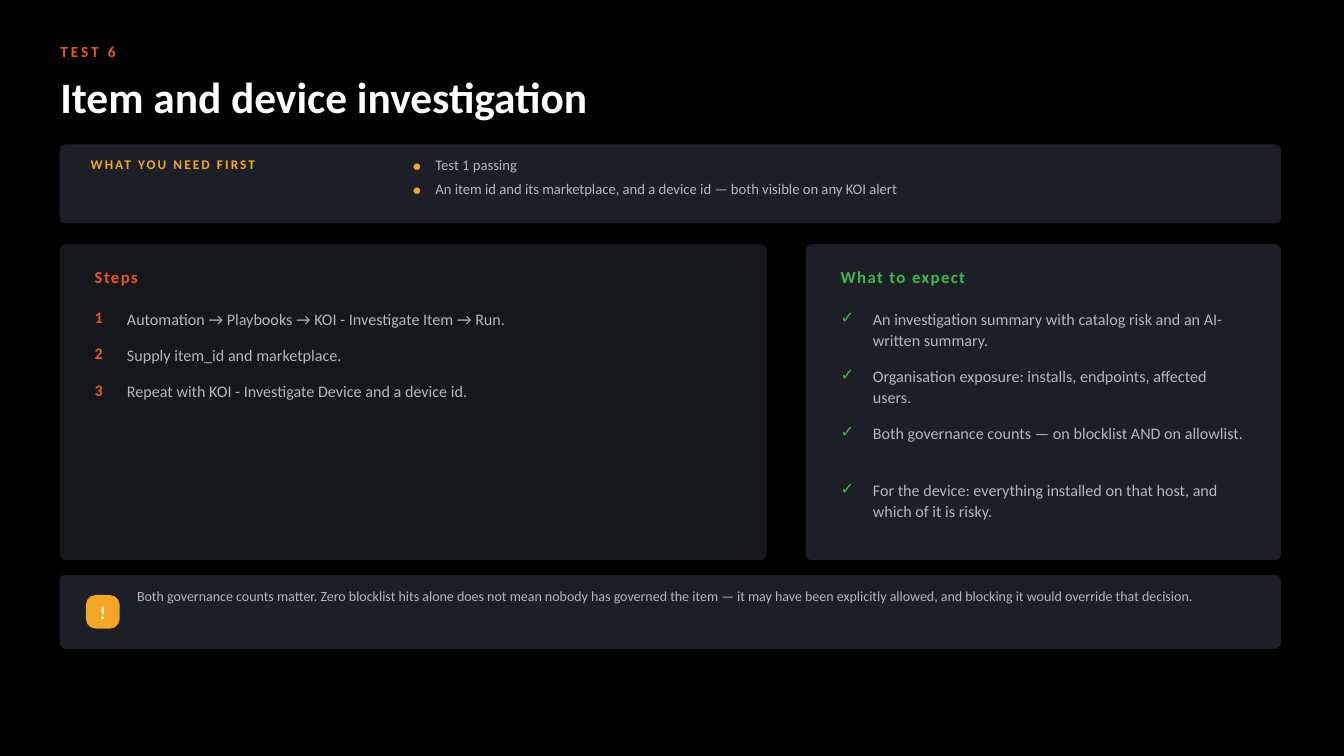
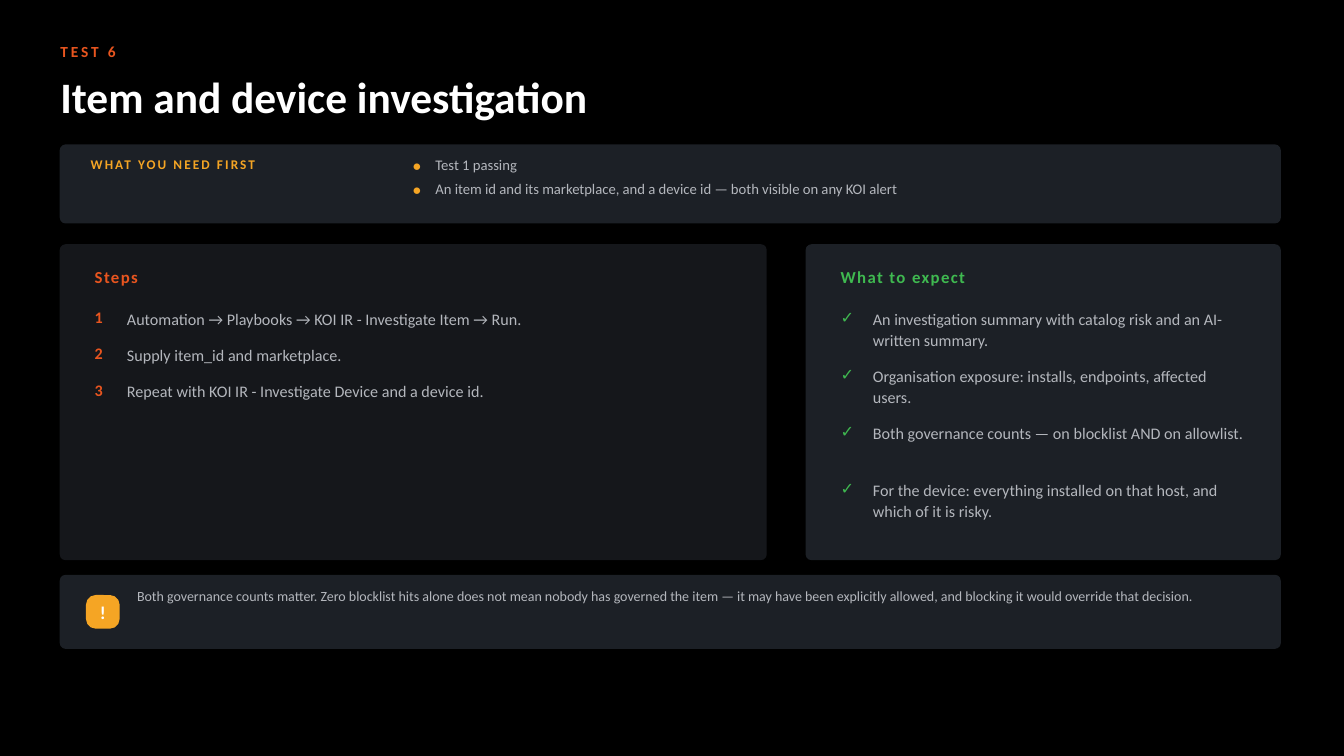
Before and after one commit to ayman-m/koi-xsiam-pack, a slide deck: slide 12 of docs/KOI_Content_Pack_Test_Guide.pptx. Drawn at 1344x756 pixels with LibreOffice and Linux fonts; fonts in the diff are those of the drawing. Boxes give left, top, right and bottom in pixels: in the first picture for what was removed or moved away, otherwise in the second. Text is boxed around its words. In the diff, an @@ line names an element or a change of style, - is before the commit and + after.

```diff
--- a/docs/KOI_Content_Pack_Test_Guide.pptx
+++ b/docs/KOI_Content_Pack_Test_Guide.pptx
@@ text at [127, 314, 522, 328]: text changed @@
-Automation → Playbooks → KOI - Investigate Item → Run.
+Automation → Playbooks → KOI IR - Investigate Item → Run.
@@ text at [127, 386, 483, 400]: text changed @@
-Repeat with KOI - Investigate Device and a device id.
+Repeat with KOI IR - Investigate Device and a device id.
```
Also in this commit, not shown: 5 other slides changed, 38 other files.
